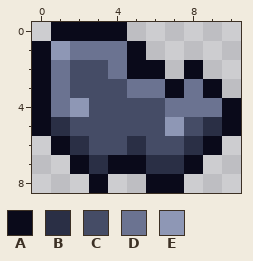
One commit to this pixel-art file: Assets/Textures/Backgrounds/ScrollingObjects/Scrap/scrap_plate_2.aseprite. The picture above was drawn from the file before the commit.
11x9 pixels, 1 frame.
Palette (. is transparent): A #0a0a1a  B #2a2f45  C #454c66  D #6b7391  E #8e97b5
And afterwards:
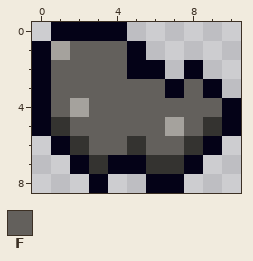
Colours new in this view: F #63605c
Edits made:
@@ palette @@
-A #0a0a1a
+A #040217
-B #2a2f45
+B #343330
-E #8e97b5
+E #a5a29d
@@ x 0..10 @@
 0 .AAAA......
-1 AEDDDA.....
-2 ADCCDAA.A..
-3 ADCCCDDADA.
-4 ADECCCCDDDA
-5 ABCCCCCECBA
-6 .ABCCBCCBA.
+1 AEFFFA.....
+2 AFFFFAA.A..
+3 AFFFFFFAFA.
+4 AFEFFFFFFFA
+5 ABFFFFFEFBA
+6 .ABFFBFFBA.
 7 ..ABAABBA..
Changed places in both pictures, as pixel boxes (x1, y1, x2, y2):
changed: (32, 22, 241, 193)
